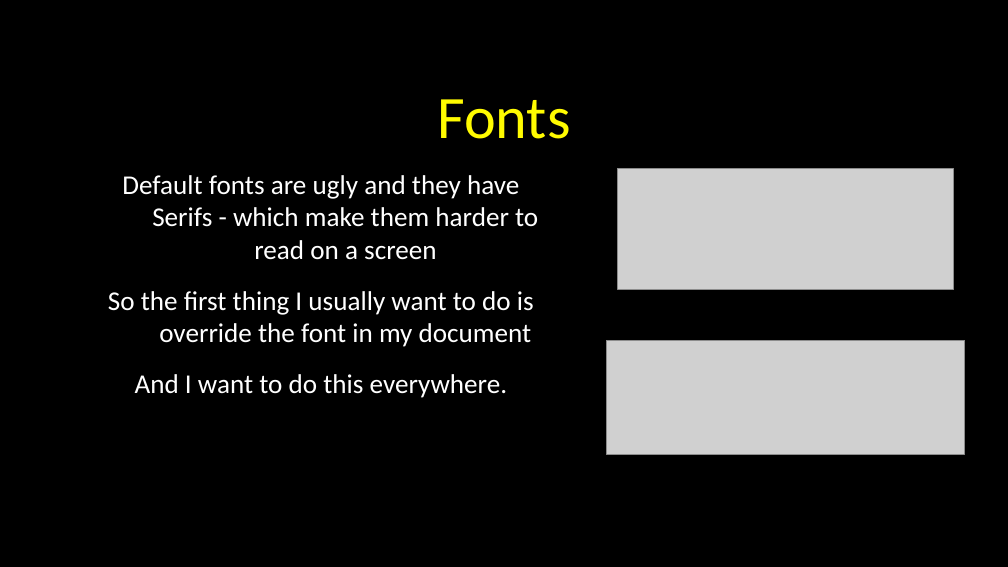
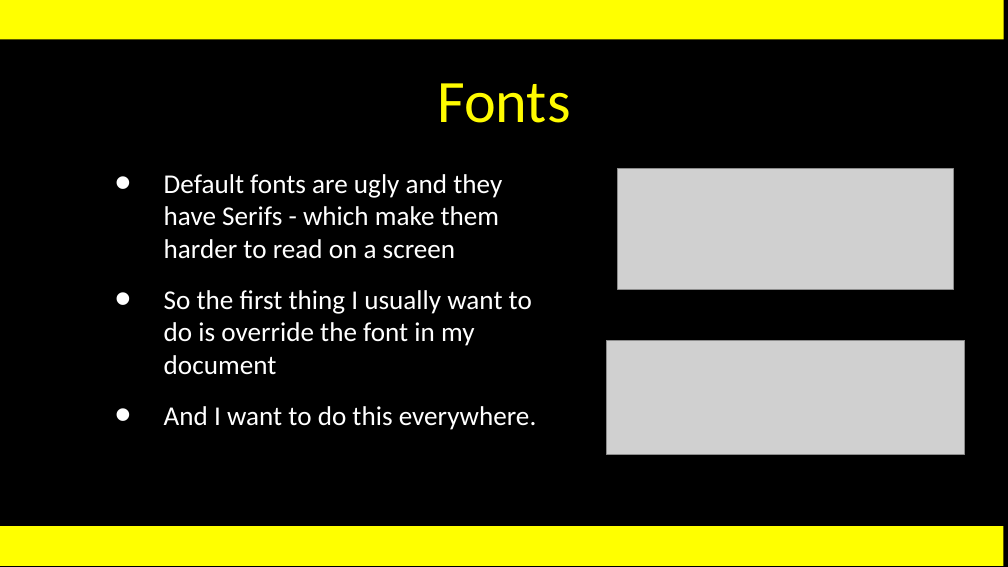
Before and after one commit to csev/wa4e, a slide deck: slide 27 of lectures/Web-03-CSS.ppt (slide 28 before the commit). Drawn at 1008x567 pixels with LibreOffice and Linux fonts; fonts in the diff are those of the drawing; grey boxes stand for pictures. Boxes give left, top, right and bottom in pixels: in the first picture for what was removed or moved away, otherwise in the second. Text is boxed around its words. In the diff, an @@ line names an element or a change of style, - is before the commit and + after.

```diff
--- a/lectures/Web-03-CSS.ppt
+++ b/lectures/Web-03-CSS.ppt
@@ rectangle added at bbox=[0, 0, 1004, 40], fill #FFFF00 @@
@@ title "Fonts": place and size @@
-title "Fonts" at bbox=[437, 99, 570, 139]
+title "Fonts" at bbox=[437, 83, 570, 123]
@@ title "Fonts" at bbox=[437, 83, 570, 123]: vertical alignment bottom to middle @@
@@ text "Default fonts are ugly and ...": place and size @@
-text "Default fonts are ugly and ..." at bbox=[108, 175, 538, 398]
+text "Default fonts are ugly and ..." at bbox=[164, 174, 537, 430]
@@ text "Default fonts are ugly and ..." at bbox=[164, 174, 537, 430]: alignment centre to left; bullet none to • @@
@@ rectangle added at bbox=[0, 526, 1004, 566], fill #FFFF00 @@
```
Also in this commit, not shown: 29 other slides changed, 4 slides added, 5 slides removed, 1 other file.
